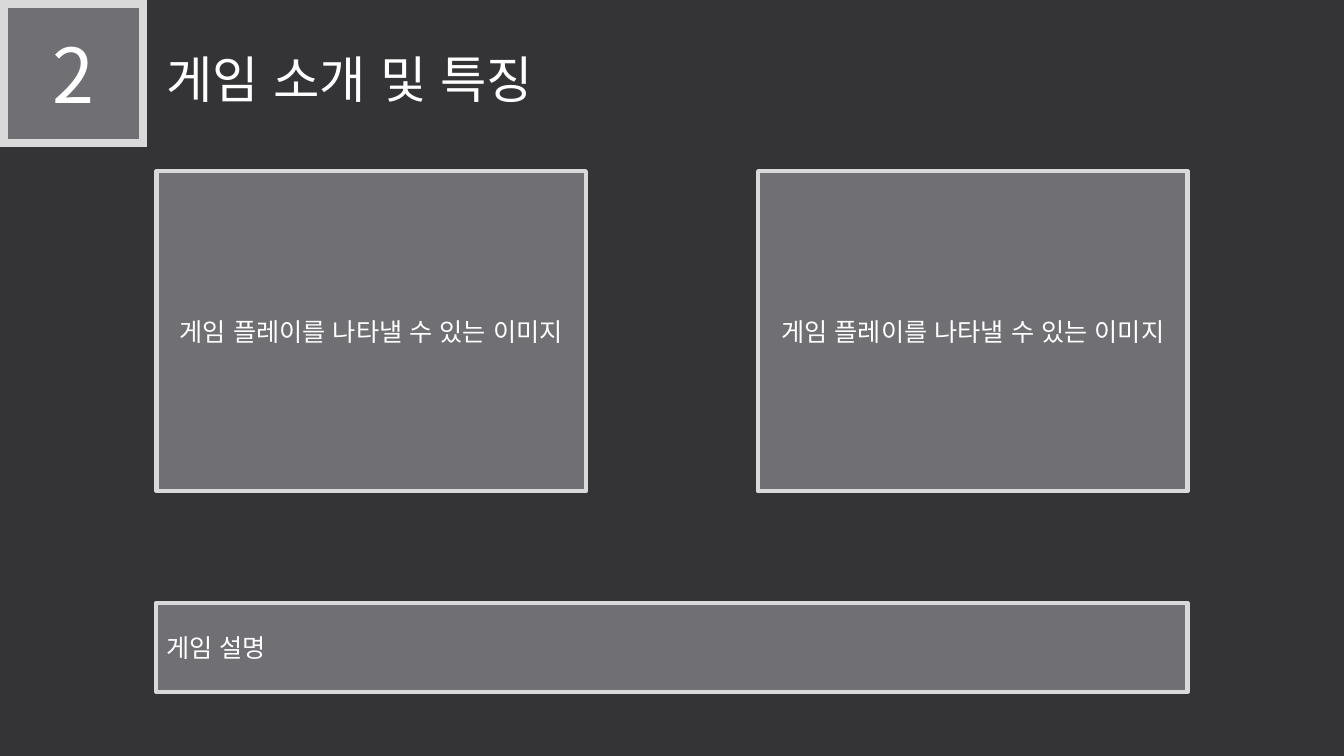
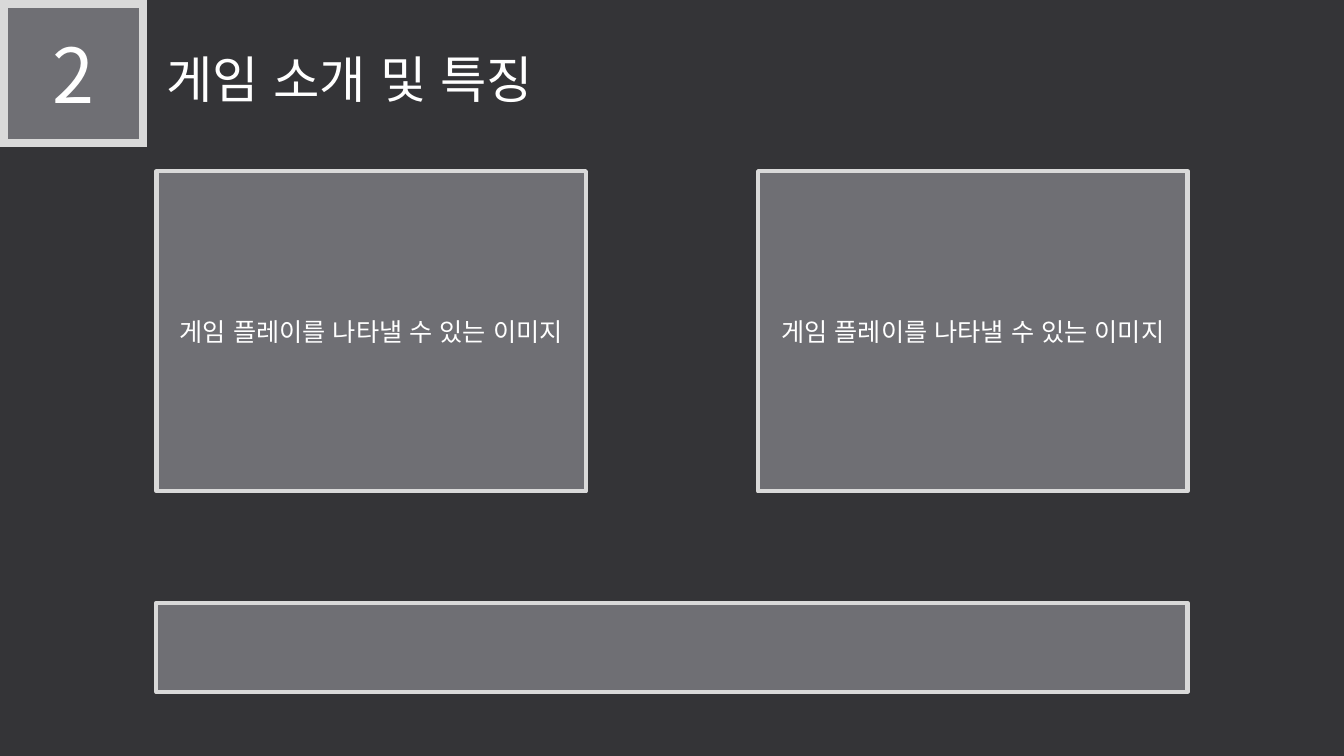
Before and after one commit to LEGO0937/Our_Project, a slide deck: slide 6 of 기획단계/졸작 제안서_α.pptx. Drawn at 1344x756 pixels with LibreOffice and Linux fonts; fonts in the diff are those of the drawing. Boxes give left, top, right and bottom in pixels: in the first picture for what was removed or moved away, otherwise in the second. Text is boxed around its words. In the diff, an @@ line names an element or a change of style, - is before the commit and + after.

```diff
--- a/기획단계/졸작 제안서_α.pptx
+++ b/기획단계/졸작 제안서_α.pptx
@@ text in rectangle at <box>166,636,266,659</box>: text removed @@
-게임 설명
```
Also in this commit, not shown: 7 other slides changed.
